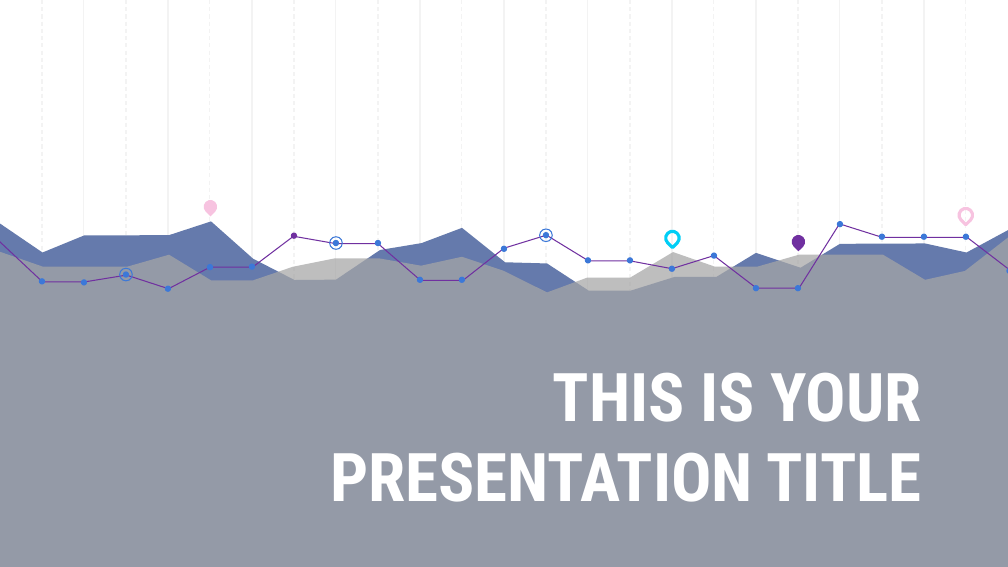
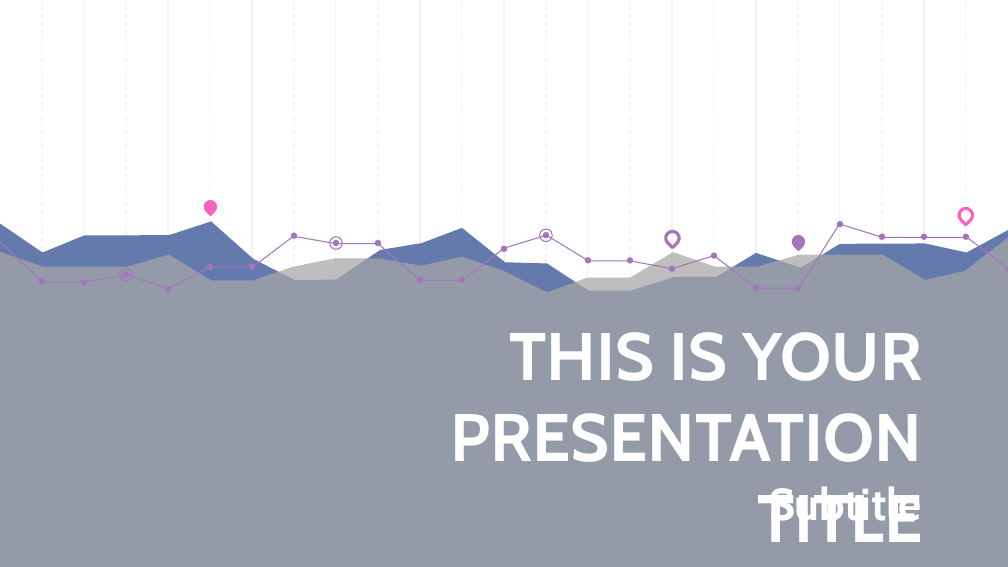
Before and after one commit to fionacarson/final_project_phs_stroke, a slide deck: slide 1 of presentation/Quince · SlidesCarnival updated.pptx. Drawn at 1008x567 pixels with LibreOffice and Linux fonts; fonts in the diff are those of the drawing. Boxes give left, top, right and bottom in pixels: in the first picture for what was removed or moved away, otherwise in the second. Text is boxed around its words. In the diff, an @@ line names an element or a change of style, - is before the commit and + after.

```diff
--- a/presentation/Quince · SlidesCarnival updated.pptx
+++ b/presentation/Quince · SlidesCarnival updated.pptx
@@ teardrop at (201,197,219,215): fill #F7C3E0 to #F762BE @@
@@ teardrop at (956,206,974,224): outline #F7C3E0 2.25 pt to #F762BE 2.25 pt @@
@@ ellipse at (291,233,297,239): fill #7030A0 to #A176BB @@
@@ outline #3C78D8 0.75 pt to #A176BB 0.75 pt in 3 elements at (330,237,343,250), (120,268,133,281), (539,229,552,242) @@
@@ teardrop at (663,228,681,247): outline #00CEF6 2.25 pt to #A176BB 2.25 pt @@
@@ teardrop at (789,232,807,251): fill #7030A0 to #A176BB @@
@@ outline #7030A0 0.75 pt to #A176BB 0.75 pt in 3 elements at (0,236,463,288), (463,223,840,288), (841,224,1008,269) @@
@@ fill #3C78D8 to #A176BB in 23 elements at (123,271,129,277), (165,285,171,291), (81,279,87,285), (39,278,45,284), (207,264,213,270), (249,263,255,269), (333,240,339,246), (375,240,381,246), (417,276,423,282), (459,276,465,282), (501,246,507,252), (543,232,549,238), (585,257,591,263), (627,257,633,263), (669,266,675,272), (711,253,717,259), (753,285,759,291), (795,285,801,291), (837,221,843,227), (879,234,885,240), (921,234,927,240), (963,234,969,240), (1006,268,1008,274) @@
@@ title "THIS IS YOUR PRESENTATION TITLE" at (451,332,923,542): font Roboto Condensed to Cabin @@
@@ text added at (769,483,921,531), 32 pt, text #FFFFFF, bold @@
+Subtitle
```
Also in this commit, not shown: 3 other slides changed, 22 slides removed, 28 other files.
